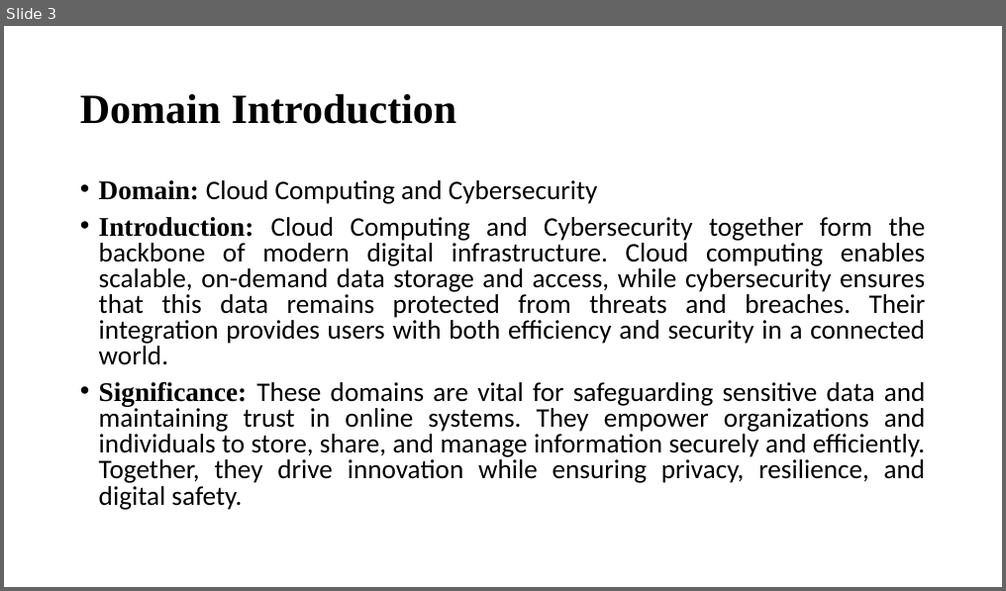
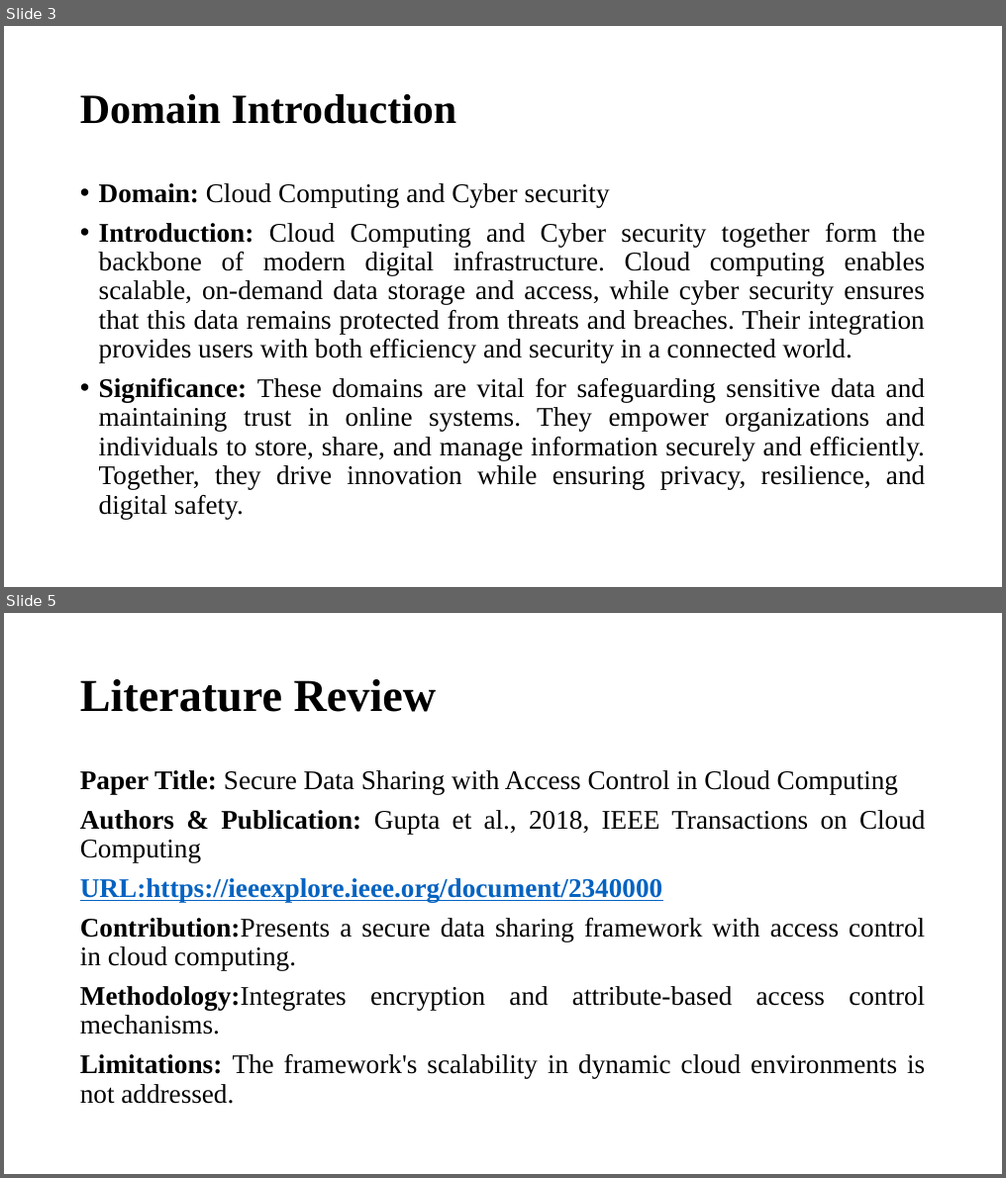
Before and after one commit to nazeer77718/securecloud-sharing-system, a slide deck: secure-cloud.pptx. Shown one above the other, each under a label of ours: slide 3 before the commit, slides 3 and 5 after it; the slides between them are not shown. The pictures are 1006x591 and 1006x1178 pixels, drawn with LibreOffice and Linux fonts; fonts in the diff are those of the drawing. Boxes give left, top, right and bottom in pixels: in the first picture for what was removed or moved away, otherwise in the second. Text is boxed around its words. In the diff, an @@ line names an element or a change of style, - is before the commit and + after.

```diff
--- a/secure-cloud.pptx
+++ b/secure-cloud.pptx
@@ slide 5 added at <box>4,613,1002,1174</box>, background #FFFFFF @@
@@ title added at <box>80,679,437,712</box>, 44 pt, text #000000, bold @@
+Literature Review
@@ text added at <box>80,770,925,1104</box>, 25.9 pt, text #000000 @@
+Paper Title: Secure Data Sharing with Access Control in Cloud Computing
+Authors & Publication: Gupta et al., 2018, IEEE Transactions on Cloud Computing
+URL:https://ieeexplore.ieee.org/document/2340000
+Contribution:Presents a secure data sharing framework with access control in cloud computing.
+Methodology:Integrates encryption and attribute-based access control mechanisms.
+Limitations: The framework's scalability in dynamic cloud environments is not addressed.
@@ slide 3 changed as well @@
@@ text at <box>99,183,925,363</box>: text changed; font Calibri to Times New Roman @@
-• Domain: Cloud Computing and Cybersecurity
-• Introduction: Cloud Computing and Cybersecurity together form the backbone of modern digital infrastructure. Cloud computing enables scalable, on-demand data storage and access, while cybersecurity ensures that this data remains protected from threats and breaches. Their integration provides users with both efficiency and security in a connected world.
+• Domain: Cloud Computing and Cyber security
+• Introduction: Cloud Computing and Cyber security together form the backbone of modern digital infrastructure. Cloud computing enables scalable, on-demand data storage and access, while cyber security ensures that this data remains protected from threats and breaches. Their integration provides users with both efficiency and security in a connected world.
@@ text at <box>99,378,925,519</box>: font Calibri to Times New Roman in "These domains are vital for safeguarding sensitive ..."; line spacing 0.8 to 0.9 @@
```
Also in this commit, not shown: 4 other slides changed, 16 other slides added, 5 slides removed, 1 other file.
